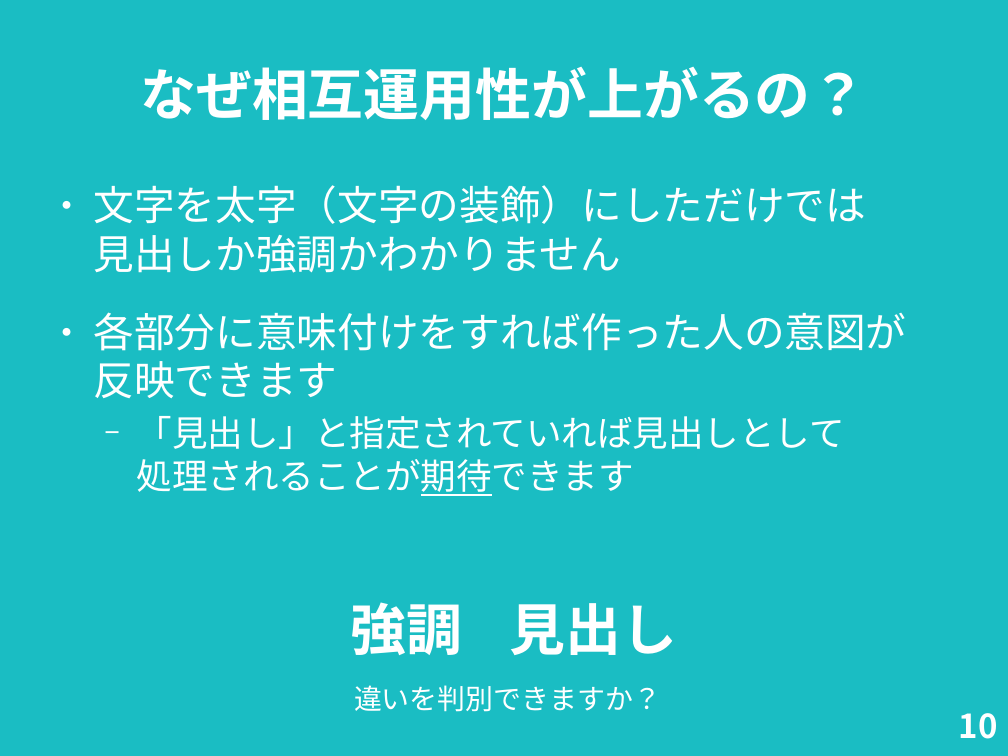
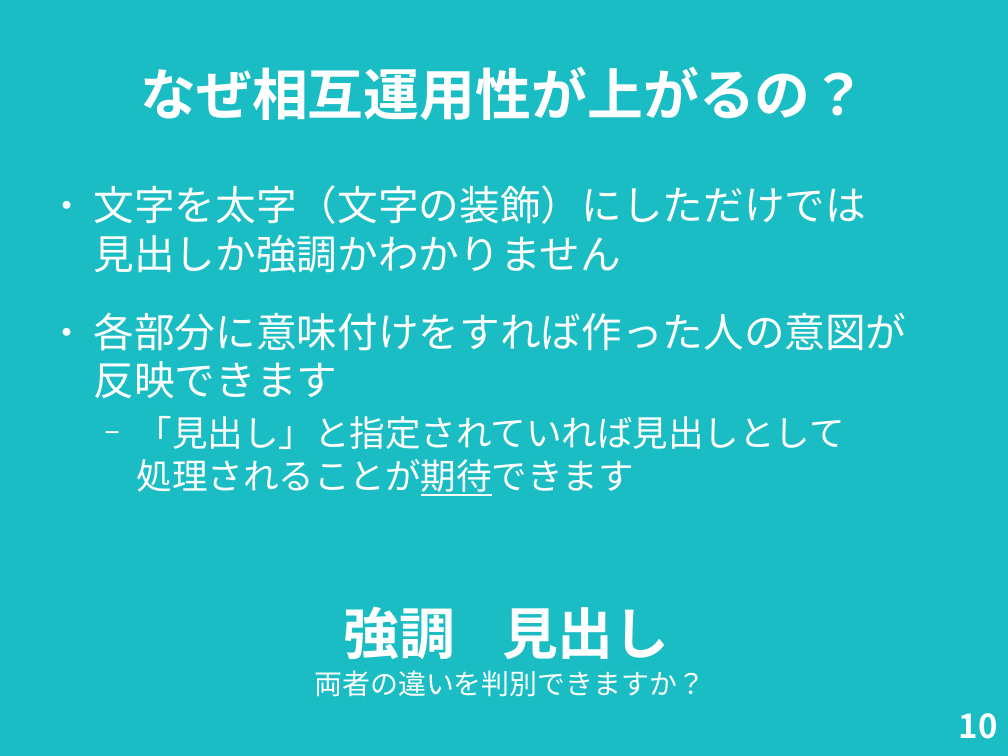
Before and after one commit to nogajun/libreofficekaigi2018-handson, a slide deck: slide 10 of docs/20180512-writer_handson_slide.odp. Drawn at 1008x756 pixels with LibreOffice and Linux fonts; fonts in the diff are those of the drawing. Boxes give left, top, right and bottom in pixels: in the first picture for what was removed or moved away, otherwise in the second. Text is boxed around its words. In the diff, an @@ line names an element or a change of style, - is before the commit and + after.

```diff
--- a/docs/20180512-writer_handson_slide.odp
+++ b/docs/20180512-writer_handson_slide.odp
@@ text "強調": place and size @@
-text "強調" at bbox=[351, 602, 463, 655]
+text "強調" at bbox=[344, 606, 456, 659]
@@ text "見出し": place and size @@
-text "見出し" at bbox=[509, 603, 677, 655]
+text "見出し" at bbox=[502, 607, 670, 659]
@@ text at bbox=[315, 670, 705, 697]: text changed @@
-違いを判別できますか？
+両者の違いを判別できますか？
```
Also in this commit, not shown: 11 other slides changed, 2 other files.
